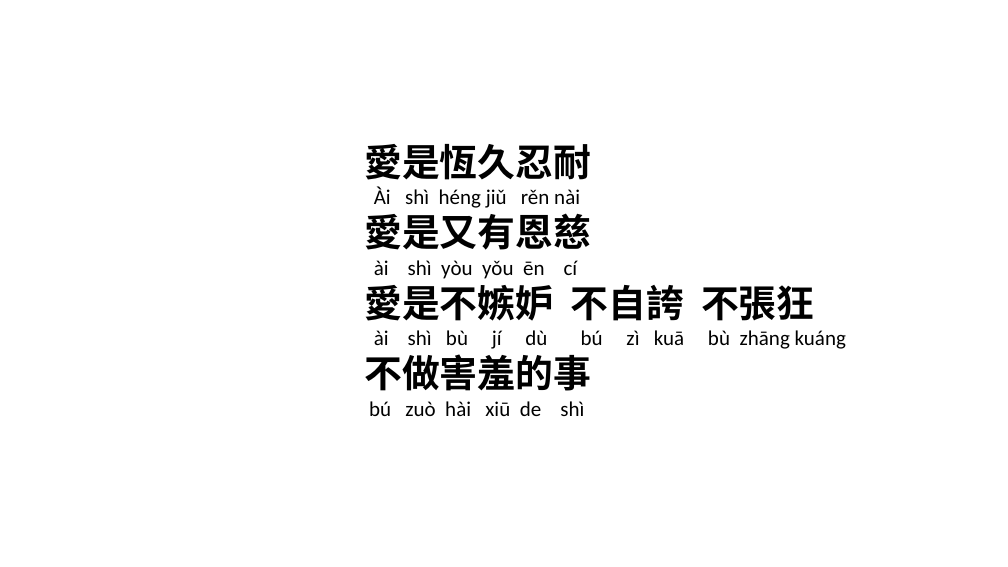
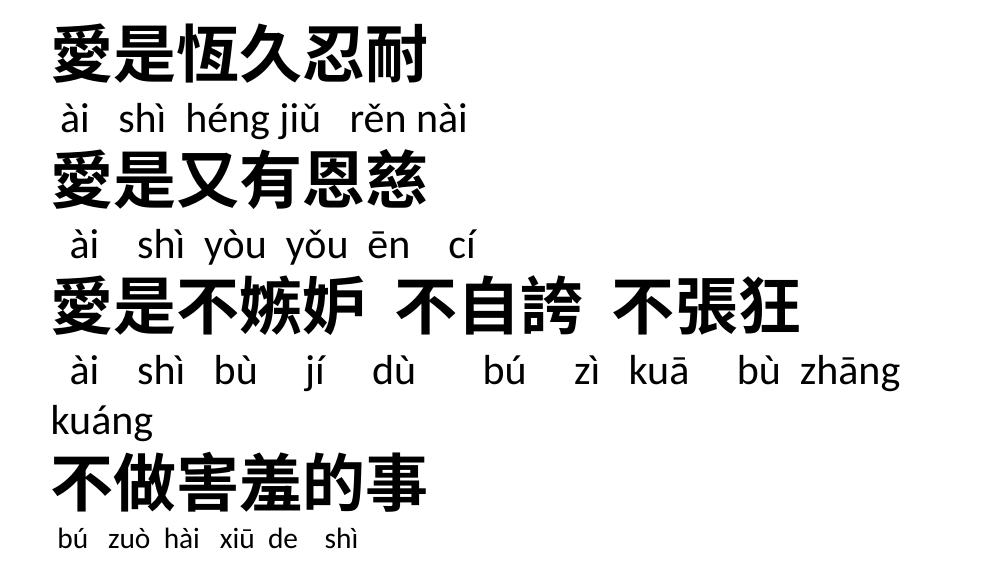
Before and after one commit to batisuoc/free-school-class, a slide deck: slide 8 of chinese/愛是.pptx (slide 5 before the commit). Drawn at 1008x567 pixels with LibreOffice and Linux fonts; fonts in the diff are those of the drawing; background and template pictures are left out. Boxes give left, top, right and bottom in pixels: in the first picture for what was removed or moved away, otherwise in the second. Text is boxed around its words. In the diff, an @@ line names an element or a change of style, - is before the commit and + after.

```diff
--- a/chinese/愛是.pptx
+++ b/chinese/愛是.pptx
@@ text "愛是恆久忍耐": place and size @@
-text "愛是恆久忍耐" at (364, 144, 814, 416)
+text "愛是恆久忍耐" at (51, 23, 801, 549)
@@ text at (51, 23, 801, 549): size 36 to 60 pt in "愛是恆久忍耐", "愛是不嫉妒 不自誇 不張狂", "不做害羞的事"; size 20 to 40 pt in "ài shì yòu yǒu ēn cí", "ài shì bù jí dù bú zì ..."; size 20 to 28 pt in "bú zuò hài xiū de shì" @@
@@ text at (51, 103, 468, 209): text changed; size 20 to 40 pt @@
-Ài shì héng jiǔ rěn nài
-愛是又有恩慈
+ài shì héng jiǔ rěn nài
+愛是又有恩慈
```
Also in this commit, not shown: 5 other slides changed, 3 slides added, 3 other files.
